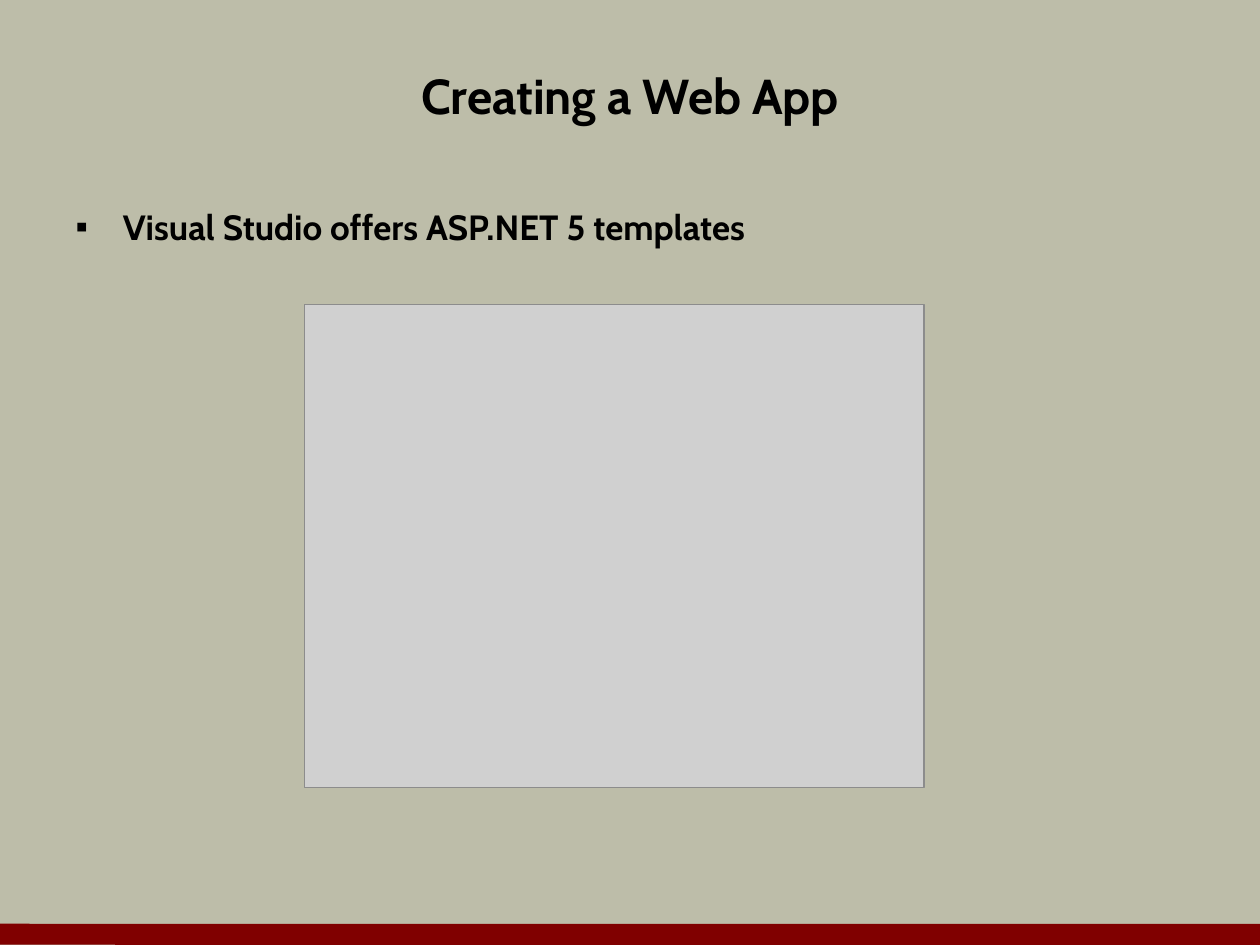
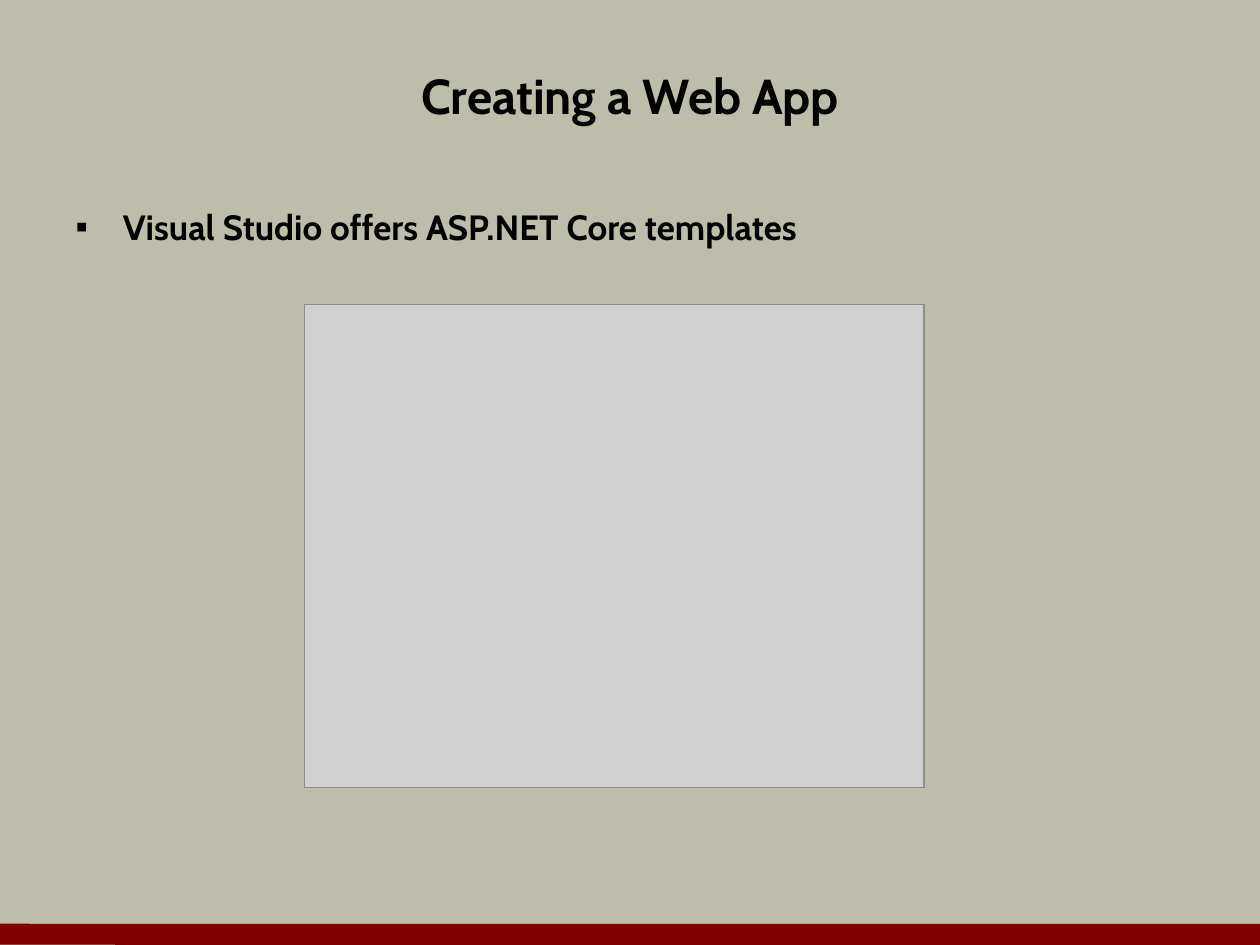
Before and after one commit to OdeToCode/classes, a slide deck: slide 5 of aspnet5/slides/01_Overview.pptx. Drawn at 1260x945 pixels with LibreOffice and Linux fonts; fonts in the diff are those of the drawing; grey boxes stand for pictures; background and template pictures are left out. Boxes give left, top, right and bottom in pixels: in the first picture for what was removed or moved away, otherwise in the second. Text is boxed around its words. In the diff, an @@ line names an element or a change of style, - is before the commit and + after.

Commit message:
updates for .net core

```diff
--- a/aspnet5/slides/01_Overview.pptx
+++ b/aspnet5/slides/01_Overview.pptx
@@ text at box(123, 213, 797, 249): text changed @@
-▪ Visual Studio offers ASP.NET 5 templates
+▪ Visual Studio offers ASP.NET Core templates
```
Also in this commit, not shown: 7 other slides changed, 4 slides removed, 2 other files.
